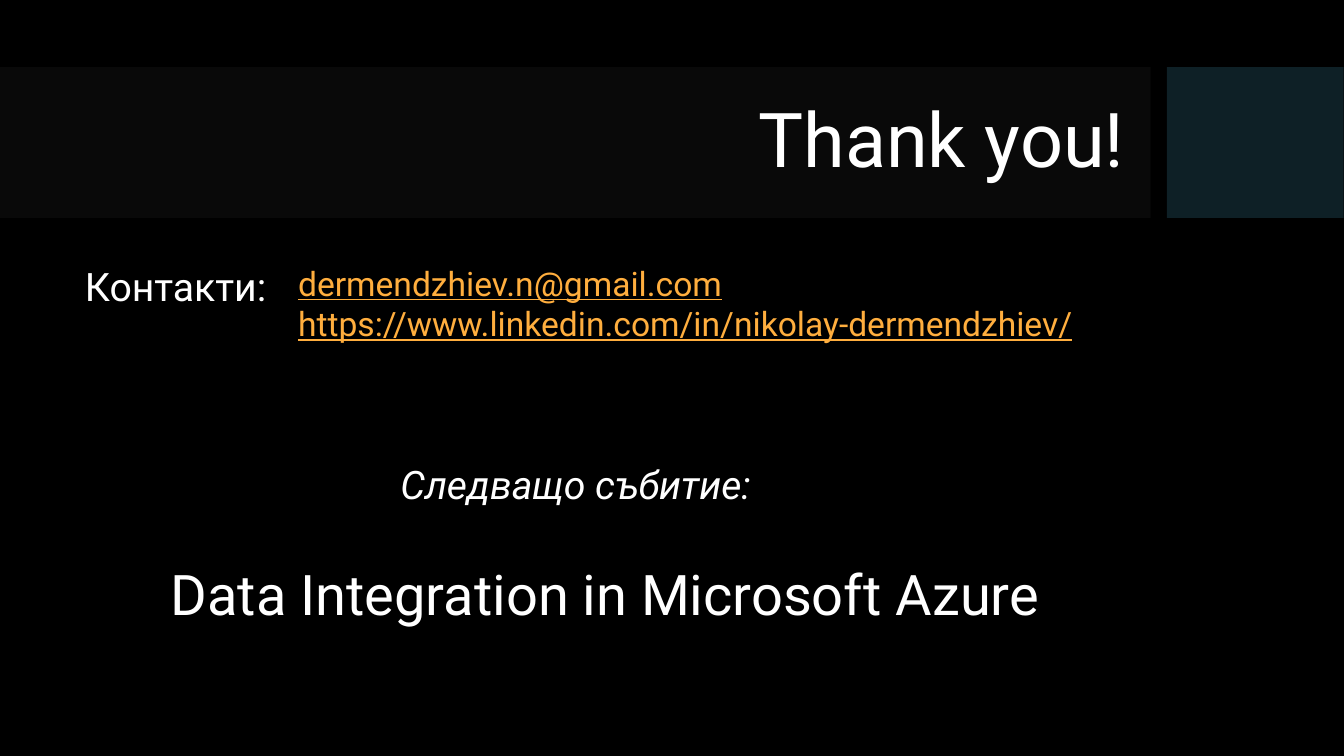
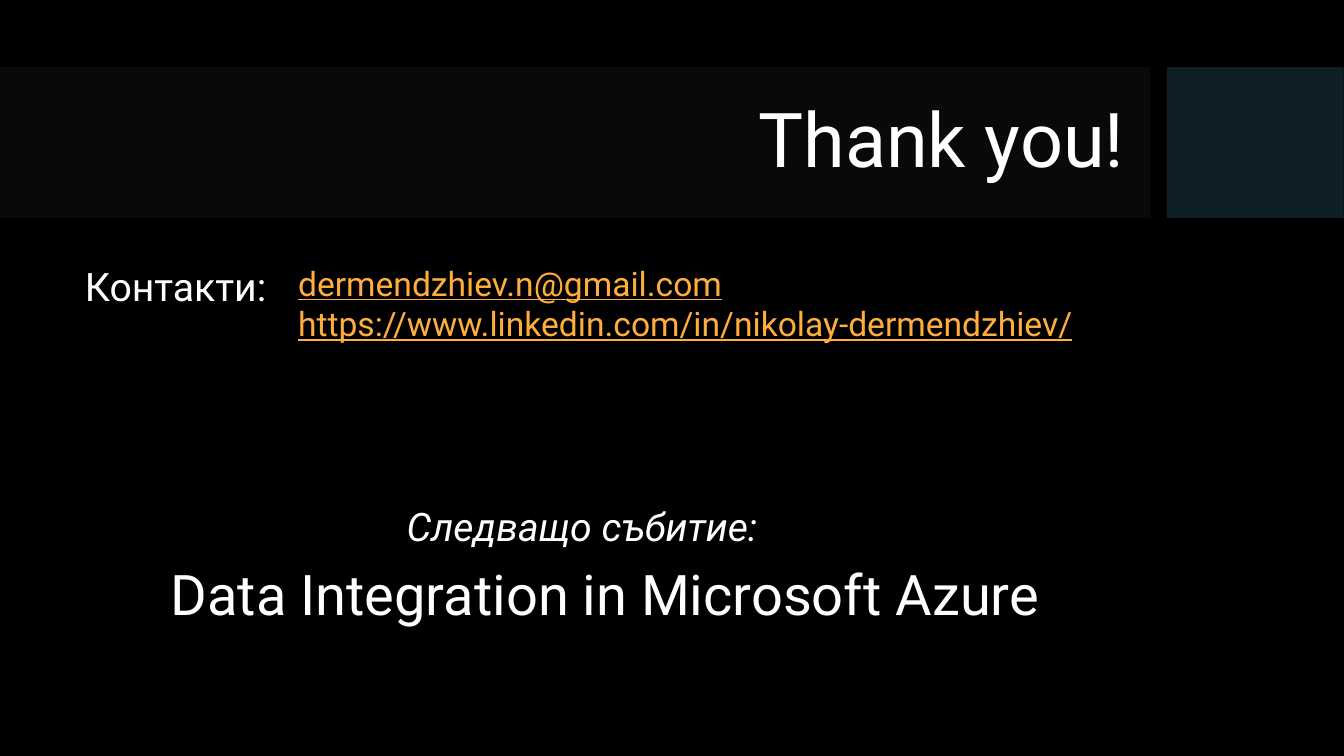
Before and after one commit to Dermendzhiev/presentations, a slide deck: slide 34 of 2021 Apr - Unit testing best practices and common pitfalls/slides.pptx. Drawn at 1344x756 pixels with LibreOffice and Linux fonts; fonts in the diff are those of the drawing; background and template pictures are left out. Boxes give left, top, right and bottom in pixels: in the first picture for what was removed or moved away, otherwise in the second. Text is boxed around its words. In the diff, an @@ line names an element or a change of style, - is before the commit and + after.

```diff
--- a/2021 Apr - Unit testing best practices and common pitfalls/slides.pptx
+++ b/2021 Apr - Unit testing best practices and common pitfalls/slides.pptx
@@ text "Следващо събитие:": place and size @@
-text "Следващо събитие:" at (400, 469, 751, 505)
+text "Следващо събитие:" at (407, 511, 758, 547)
```
Also in this commit, not shown: 1 other slide changed, 1 slide added, 1 slide removed, 2 other files.
